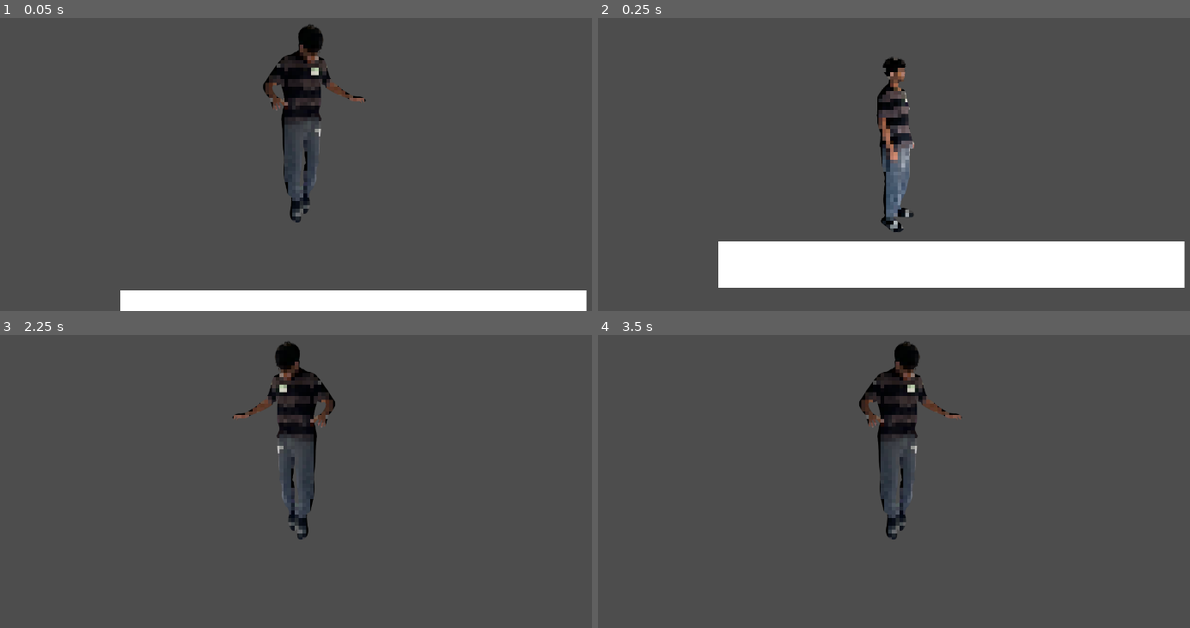
Above: before the commit, frames 1-4 (two rows, left to right).
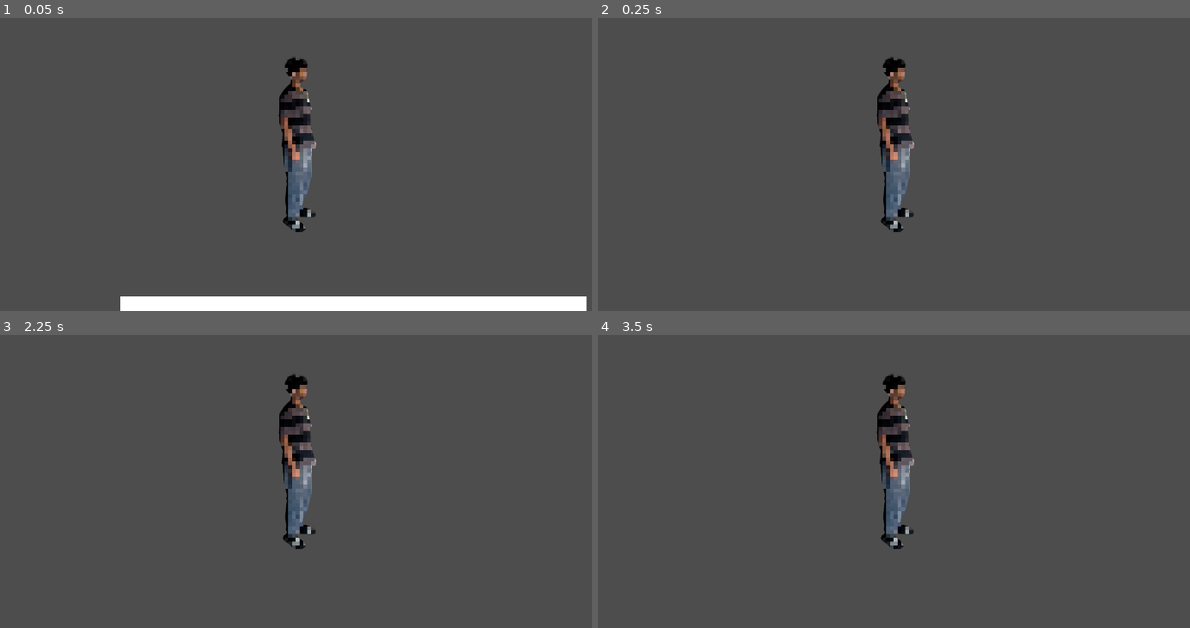
Above: after the commit, the same moments.

Repository: awadui/awesomeplatformer
Game: Godot game, scene res://LOCK IN/MainLevel.tscn
The game is run twice, just before and just after one commit, with the same random seed, the same clock (stepped at 60 frames per second) and the same inputs.
Inputs:
- Up to frame 1 (0.05 s): no input
- Up to frame 2 (0.25 s): no input
- Up to frame 3 (2.25 s): hold D (move_right ) 0.53-2.03 s; tap E (Interact) at 0.6, 2.1 s; tap Space (jump) at 0.77, 1.52, 2 s; tap Enter at 1.25 s; tap C (crouch) at 1.35 s; hold A (move_left) from 2.03 s (still down)
- Up to frame 4 (3.5 s): tap Enter at 2.75 s; release A (move_left) at 2.78 s; hold D (move_right ) from 2.78 s (still down); tap C (crouch) at 2.85 s; tap Space (jump) at 3.02 s

The runs differ from the first frame. In frame 1, 5.2% of the frame differs, in the area x 20-100%, y 2-96%; in frame 2, 12%, in the area x 20-100%, y 76-93%; in frame 3, 3.6%; in frame 4, 3.6%.
Error after the commit: Parse Error: Unexpected "if" in class body. (res://LOCK)

Commit message:
bug fixes

Diff:
--- a/awesomeplatformer/LOCK IN/MainLevel.tscn
+++ b/awesomeplatformer/LOCK IN/MainLevel.tscn
@@ -1,6 +1,7 @@
-[gd_scene load_steps=4 format=3 uid="uid://dfmvehysxu36i"]
+[gd_scene load_steps=5 format=3 uid="uid://dfmvehysxu36i"]
 
 [ext_resource type="PackedScene" uid="uid://8bmfnopyej53" path="res://LOCK IN/Player/player.tscn" id="1_8vxcw"]
+[ext_resource type="Script" uid="uid://cctho7kydb84" path="res://LOCK IN/main_level.gd" id="1_i81p3"]
 
 [sub_resource type="QuadMesh" id="QuadMesh_i81p3"]
 
@@ -8,6 +9,7 @@
 size = Vector2(244, 24)
 
 [node name="MainLevel" type="Node2D"]
+script = ExtResource("1_i81p3")
 
 [node name="Platform" type="RigidBody2D" parent="."]
 
--- a/awesomeplatformer/LOCK IN/Player/player.gd
+++ b/awesomeplatformer/LOCK IN/Player/player.gd
@@ -29,6 +29,9 @@
 
 func die():
 	queue_free()
+
+if current_health <= 0:
+	die()
 
 func redTint():
 	sprite.modulate = Color(1, 0, 0)
--- a/awesomeplatformer/LOCK IN/main_level.gd
+++ b/awesomeplatformer/LOCK IN/main_level.gd
@@ -2,5 +2,5 @@
 
 func _ready():
 	$Player.connect("health_changed", Callable($HUD, "update_health"))
-	$HUD.set_max_health($Player.max.health)
+	$HUD.set_max_health($Player.max_health)
 	$HUD.update_health($Player.current_health)
